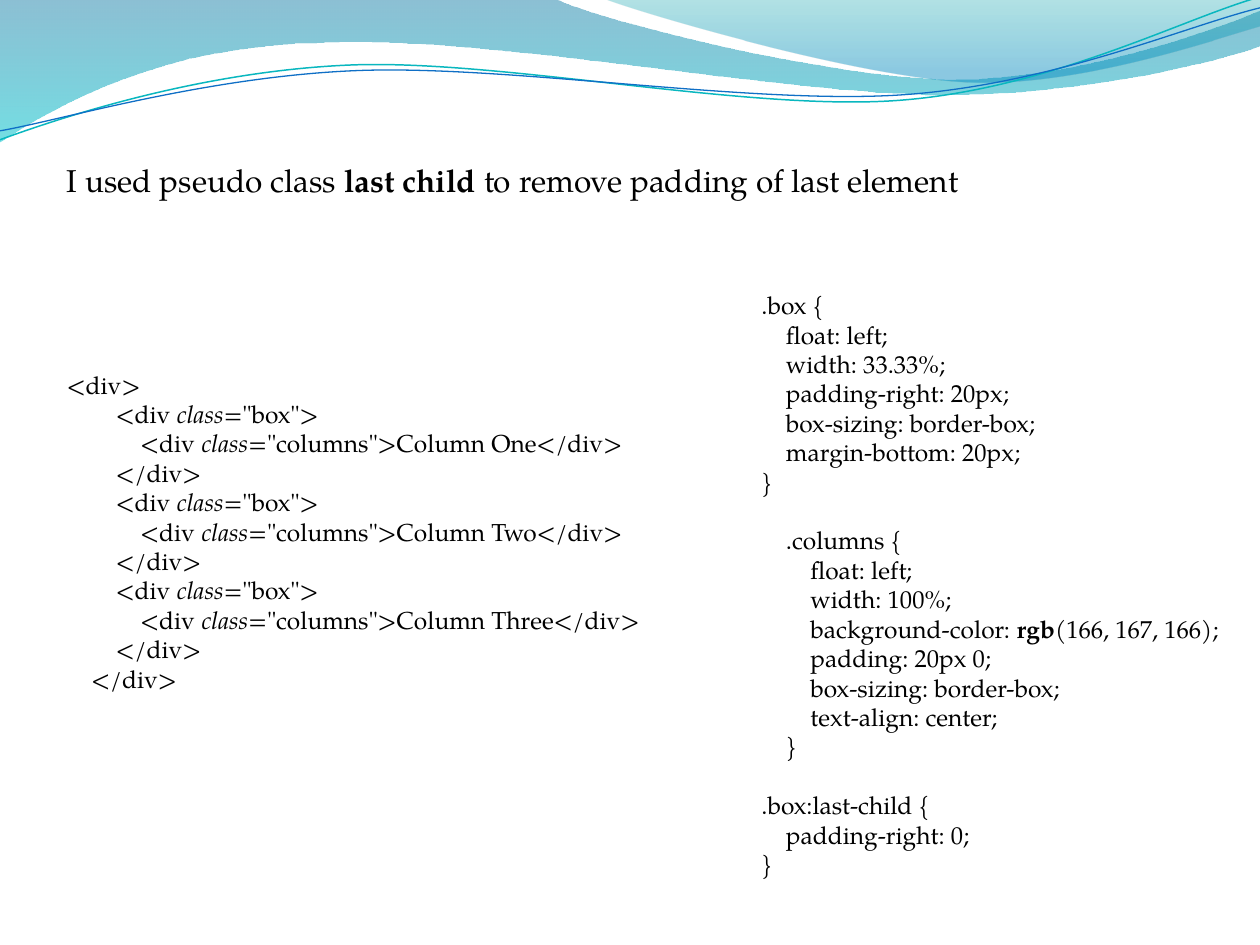
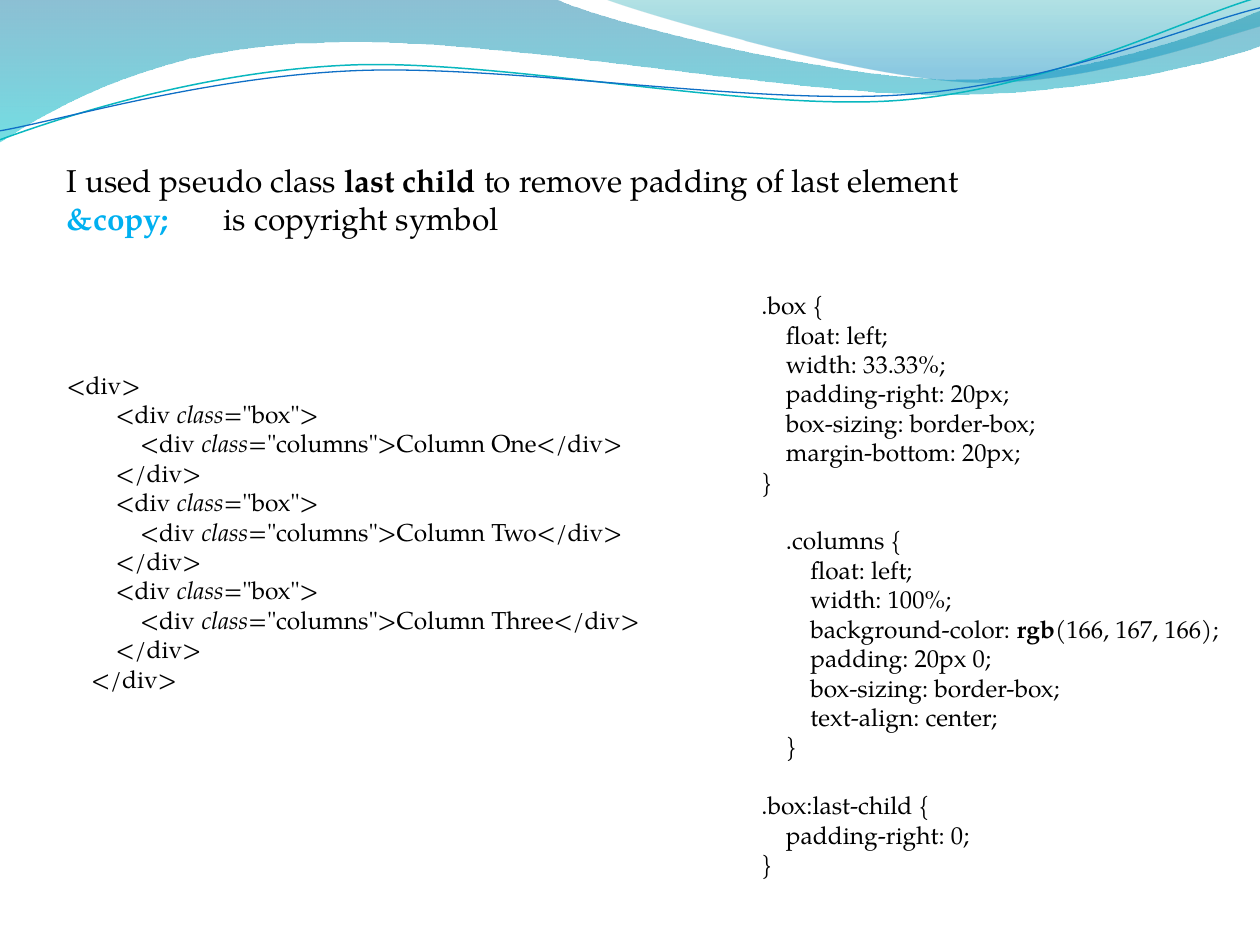
Before and after one commit to Melaverde1987/FE21-CSS-DAY2-Hrynko, a slide deck: slide 8 of CSS3 Day2.pptx. Drawn at 1260x945 pixels with LibreOffice and Linux fonts; fonts in the diff are those of the drawing; background and template pictures are left out. Boxes give left, top, right and bottom in pixels: in the first picture for what was removed or moved away, otherwise in the second. Text is boxed around its words. In the diff, an @@ line names an element or a change of style, - is before the commit and + after.

Commit message:
update

```diff
--- a/CSS3 Day2.pptx
+++ b/CSS3 Day2.pptx
@@ text at (x1=67, y1=197, x2=498, y2=239): paragraph added @@
+&copy; is copyright symbol
```
